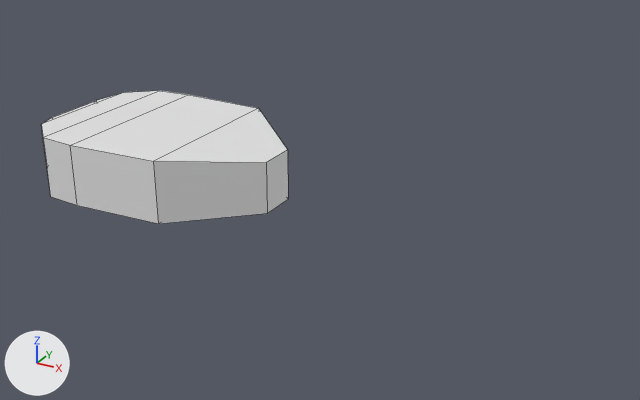
A saved change to the FBX model Assets/Models/VisionZone.fbx.
One viewpoint serves both versions: a 50 mm camera at (35.7, -35.1, 17.4) aimed at (16.3, 0.2, -0.3). Lighting does not change. The marker at lower left points along +X, +Y and +Z. Mesh edges are drawn as thin lines.

Objects in the first picture: 'VisionZone'.
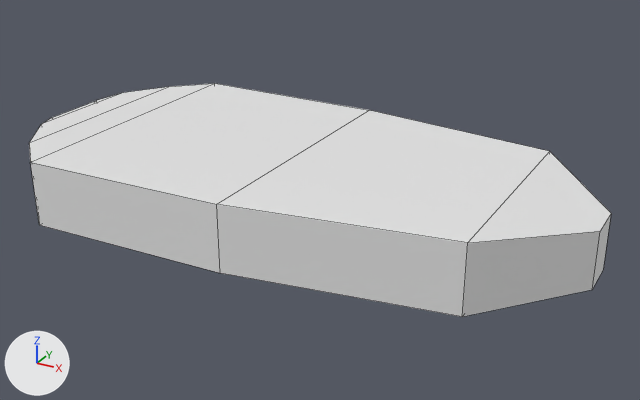
Boxes [x1, y1, x2, y2] around the edits, measured in the pictures (640 x 400 px):
'VisionZone', reshaped (136% wider, 75% taller): before [42, 91, 288, 224]; after [29, 83, 611, 317]

Edits to the bpy script that builds the scene:
```text
Change me_cube_001:
    used by ob_visionzone; location = (0.0, 0.0, 0.86)
    remove me_cube_001.from_pydata(...)  # 28 vertices, 26 faces; spans x 0.0..14.0, y -4.86..4.86, z -1.86..1.45
    add me_cube_001.from_pydata(...)  # 32 vertices, 30 faces; spans x 0.0..30.0, y -7.5..7.5, z -1.86..1.45
    me_cube_001 part 1
    4 vertices are removed from x 14.0, y -1.0..1.0, z -1.86..0.86
    5 faces are deleted
    12 vertices move from x 3.0..10.0, y -4.86..4.86, z -1.86..1.41 to x 3.0..15.5, y -7.5..7.5, z -1.86..1.41
    8 vertices are added at x 26.0..30.0, y -5.7..5.7, z -1.86..1.41
    9 new faces join them
```
